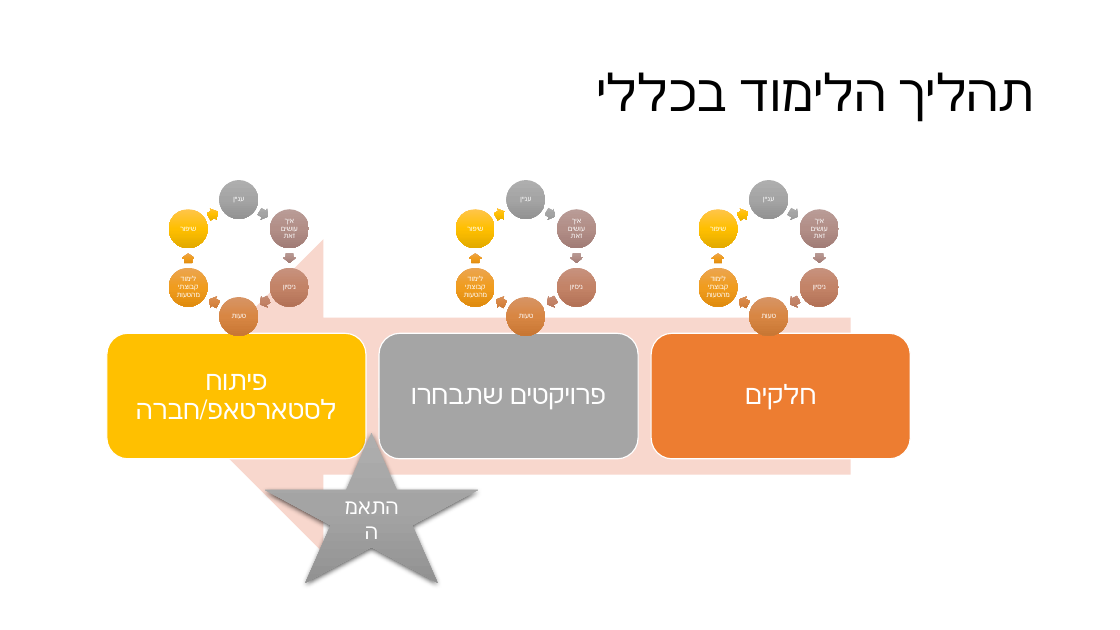
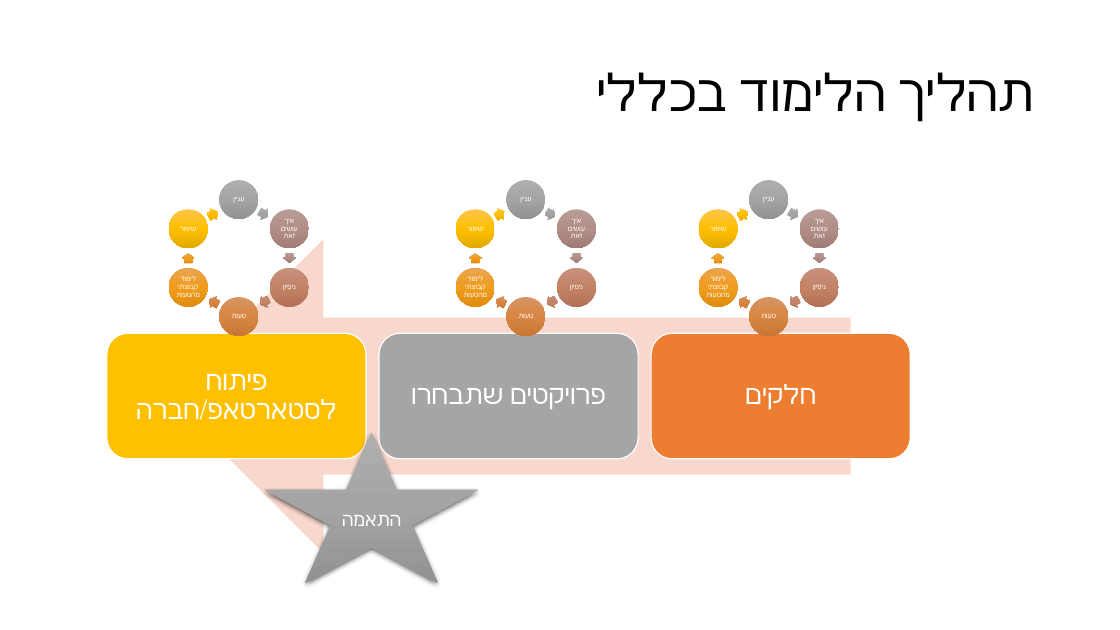
Before and after one commit to talyaron/Fullstack-Jun2024, a slide deck: slide 9 of 01 - Intro - 25-06-2024/Course methodology.pptx. Drawn at 1120x630 pixels with LibreOffice and Linux fonts; fonts in the diff are those of the drawing. Boxes give left, top, right and bottom in pixels: in the first picture for what was removed or moved away, otherwise in the second. Text is boxed around its words. In the diff, an @@ line names an element or a change of style, - is before the commit and + after.

Commit message:
pptx

```diff
--- a/01 - Intro - 25-06-2024/Course methodology.pptx
+++ b/01 - Intro - 25-06-2024/Course methodology.pptx
@@ star "התאמה" at <box>265,433,478,583</box>: size 18 to 16 pt @@
```
Also in this commit, not shown: 3 other slides changed, 1 other file.
